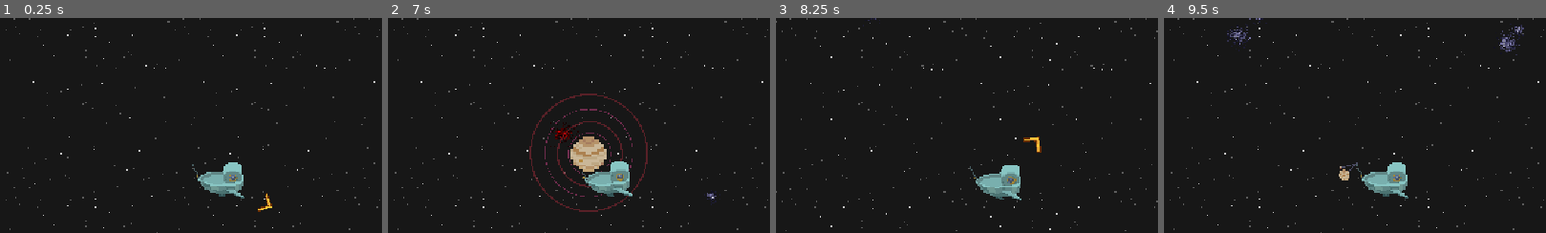
Above: before the commit, frames 1-4 (left to right).
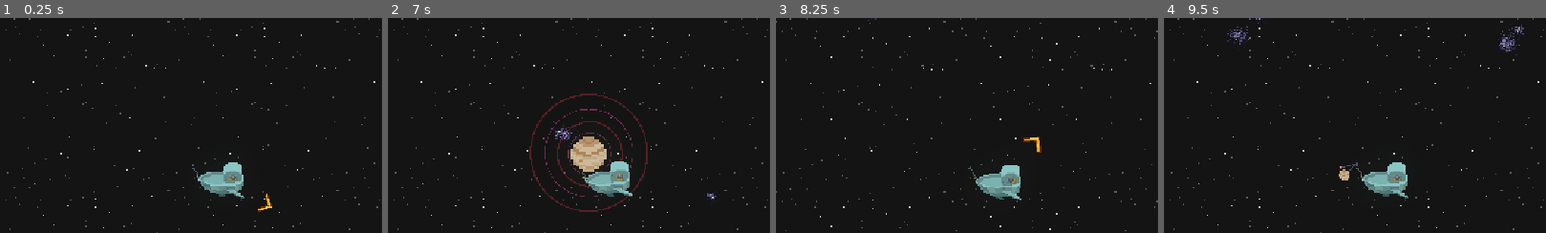
Above: after the commit, the same moments.

Repository: DudeNamedDarcy/CosmicJam2026
Game: Godot game, scene res://Scenes/game_scene.tscn
The game is run twice, just before and just after one commit, with the same random seed, the same clock (stepped at 60 frames per second) and the same inputs. Sound files missing from this copy of the repository are replaced by a short silence.
Inputs (mouse positions are % of the whole screen's width and height, from its top left):
- Up to frame 1 (0.25 s): no input
- Up to frame 2 (7 s): move the mouse to (72, 45) at 0.52 s; hold Right (ComboRight) 0.53-1.25 s; tap E (interact) at 0.6, 2.3, 3.6, 5.3, 6.6 s; click (72, 45) at 0.67 s; drag from (30, 55) to (45, 70) at 1.27 s; move the mouse to (60, 28) at 2.02 s; hold Right (ComboRight) 2.03-2.75 s; tap G (dialogue_next) at 2.1, 5.1 s; drag from (45, 70) to (40, 96) at 2.77 s; move the mouse to (80, 65) at 3.52 s; hold Left (ComboLeft) 3.53-4.25 s; drag from (20, 35) to (35, 25) at 4.27 s; move the mouse to (55, 50) at 5.02 s; hold Down (ComboDown) 5.03-5.75 s; click (55, 50) at 5.17 s; drag from (35, 25) to (53, 33) at 5.77 s; move the mouse to (72, 45) at 6.52 s; hold Up (ComboUp) from 6.53 s (still down)
- Up to frame 3 (8.25 s): release Up (ComboUp) at 7.25 s; drag from (30, 55) to (73, 12) at 7.27 s; move the mouse to (60, 28) at 8.02 s; hold Down (ComboDown) from 8.03 s (still down); tap G (dialogue_next) at 8.1 s
- Up to frame 4 (9.5 s): tap E (interact) at 8.3 s; release Down (ComboDown) at 8.75 s; drag from (45, 70) to (13, 73) at 8.77 s
The pictures show only the part of the screen within x 21-71%, y 12-62%; the shares and areas given below are measured in that part.

The runs differ from the first frame. In frame 2, 0.2% of the frame differs, in the area x 42-50%, y 48-60%; in frame 3, less than 0.1%; in frame 4, less than 0.1%.

Commit message:
Added pause

Diff:
--- a/Scenes/game_scene.tscn
+++ b/Scenes/game_scene.tscn
@@ -27,6 +27,7 @@
 [ext_resource type="Texture2D" uid="uid://ocvuuc3kyadf" path="res://Assets/Final/nebulae/puple-nebula.png" id="20_m8c54"]
 [ext_resource type="Texture2D" uid="uid://y1d3540brc2h" path="res://Assets/Final/nebulae/purple-yellow-nebula.png" id="21_5q52j"]
 [ext_resource type="Texture2D" uid="uid://3b8yixiru3hp" path="res://Assets/Final/nebulae/rainbow-nebula.png" id="22_e624q"]
+[ext_resource type="PackedScene" uid="uid://bqx38paaff4tm" path="res://market/black_hole_market.tscn" id="28_5q52j"]
 
 [sub_resource type="WorldBoundaryShape2D" id="WorldBoundaryShape2D_g4v7s"]
 normal = Vector2(0, 1)
@@ -91,10 +92,11 @@
 texture = ExtResource("1_b6fju")
 
 [node name="AudioStreamPlayer2D" type="AudioStreamPlayer2D" parent="Background" unique_id=684806575]
+process_mode = 3
 volume_db = 7.94
 script = ExtResource("2_fiftr")
 
-[node name="PlayerController" parent="." unique_id=743970108 node_paths=PackedStringArray("vboxContainer", "moneyVboxContainer", "fishSpawner") instance=ExtResource("1_x87qo")]
+[node name="PlayerController" parent="." unique_id=743970108 node_paths=PackedStringArray("vboxContainer", "moneyVboxContainer", "fishSpawner", "black_hole_market") instance=ExtResource("1_x87qo")]
 z_index = 1
 position = Vector2(95, 64)
 collision_layer = 4
@@ -102,6 +104,7 @@
 vboxContainer = NodePath("ComboVboxContainer")
 moneyVboxContainer = NodePath("TextVboxContainer")
 fishSpawner = NodePath("../Fish Spawner")
+black_hole_market = NodePath("../BlackHoleMarket")
 
 [node name="VBoxContainer" type="VBoxContainer" parent="PlayerController" unique_id=220851325]
 
@@ -180,8 +183,10 @@
 visible = false
 polygon = PackedVector2Array(2192, -485, 2216, 1297, -823, 1295, 622, 468, 770, 470, 767, 276, 619, 281, 619, 443, -839, 1277, -827, -479)
 
-[node name="GlorpStarship" parent="." unique_id=1172553172 instance=ExtResource("6_2fmhe")]
+[node name="GlorpStarship" parent="." unique_id=1172553172 node_paths=PackedStringArray("market") instance=ExtResource("6_2fmhe")]
+process_mode = 3
 position = Vector2(689, 369)
+market = NodePath("../BlackHoleMarket")
 
 [node name="WorldEnvironment" type="WorldEnvironment" parent="." unique_id=937637144]
 environment = SubResource("Environment_gem73")
@@ -302,5 +307,9 @@
 texture = ExtResource("22_e624q")
 
 [node name="MoneyFuelUI" parent="." unique_id=1013169491 instance=ExtResource("13_wywco")]
+process_mode = 3
+
+[node name="BlackHoleMarket" parent="." unique_id=1787878085 instance=ExtResource("28_5q52j")]
+visible = false
 
 [connection signal="timeout" from="Fish Spawner/Spawn Timer" to="Fish Spawner" method="_on_spawn_timer_timeout"]
--- a/Scenes/player_controller.gd
+++ b/Scenes/player_controller.gd
@@ -55,7 +55,7 @@
 var castingPoint: Marker2D
 
 #Market
-@onready var black_hole_market: CanvasLayer = $BlackHoleMarket
+@export var black_hole_market: CanvasLayer
 
 @onready var input_button: AnimatedSprite2D = $InputButton
 
@@ -67,7 +67,6 @@
 @export var maxComboTime: float = 1.0
 var comboSize: float
 func _ready() -> void:
-	black_hole_market.visible = false
 	aim_arrow_base_scale = aimArrow.scale.x
 	input_button.visible = false
 	area_2d.name = "starship"
@@ -77,9 +76,6 @@
 
 
 func _process(delta: float) -> void:
-	if ScoreAndUpgrades.in_market == true:
-		black_hole_market.visible = true
-
 	if playerState == PlayerState.Reeling:
 		elapsedComboTime += delta
 		if elapsedComboTime >= maxComboTime:
--- a/Scenes/player_controller.tscn
+++ b/Scenes/player_controller.tscn
@@ -6,7 +6,6 @@
 [ext_resource type="Texture2D" uid="uid://d0d4myx373kr1" path="res://Assets/Final/boat-move.png" id="4_3b8x7"]
 [ext_resource type="Texture2D" uid="uid://cwncb0hdu7ay6" path="res://Assets/Final/aimer.png" id="5_1esxm"]
 [ext_resource type="Script" uid="uid://f5wiuad0pepu" path="res://Scenes/follow_camera.gd" id="5_3b8x7"]
-[ext_resource type="PackedScene" uid="uid://bqx38paaff4tm" path="res://market/black_hole_market.tscn" id="7_53kst"]
 [ext_resource type="Texture2D" uid="uid://ttch4ompine3" path="res://market/a-button.png" id="8_1cmmd"]
 [ext_resource type="Texture2D" uid="uid://c5wn4mxv08165" path="res://market/e-button.png" id="8_iy555"]
 
@@ -326,8 +325,6 @@
 scale = Vector2(1.1, 1.1)
 shape = SubResource("RectangleShape2D_g4v7s")
 
-[node name="BlackHoleMarket" parent="." unique_id=1787878085 instance=ExtResource("7_53kst")]
-
 [node name="InputButton" type="AnimatedSprite2D" parent="." unique_id=1040862489]
 position = Vector2(0, -39.999996)
 scale = Vector2(1.2, 1.2)
@@ -336,10 +333,11 @@
 autoplay = "E_button"
 frame_progress = 0.51284575
 
+[node name="Casting Point" type="Marker2D" parent="." unique_id=358627330]
+position = Vector2(-29, -19)
+
+[node name="Flip H Casting Point" type="Marker2D" parent="." unique_id=445897015]
+position = Vector2(30, -19)
+
 [connection signal="area_entered" from="Area2D" to="." method="_on_area_2d_area_entered"]
 [connection signal="area_exited" from="Area2D" to="." method="_on_area_2d_area_exited"]
-[node name="Casting Point" type="Marker2D" parent="." unique_id=358627330]
-position = Vector2(-29, -19)
-
-[node name="Flip H Casting Point" type="Marker2D" parent="." unique_id=445897015]
-position = Vector2(30, -19)
--- a/Scripts/bobber.gd
+++ b/Scripts/bobber.gd
@@ -107,7 +107,6 @@
 
 		if not fish.inCatchRadius && fish in fishInOrbit:
 			fish.inCatchRadius = true
-			fish.modulate = Color.RED
 
 func register_fish_in_orbit(fish: Fish) -> void:
 	if fish.center == null or fish.center == self:
--- a/glorp/glorp_starship.gd
+++ b/glorp/glorp_starship.gd
@@ -1,6 +1,7 @@
 extends Node2D
 
 var ship_at_market:bool = false
+@export var market: CanvasLayer
 
 @onready var area_2d: Area2D = $Area2D
 
@@ -16,7 +17,9 @@
 func _input(event: InputEvent) -> void:
 	if Input.is_action_just_pressed("interact"):
 		if ship_at_market:
+			LevelManager.pauseGame()
 			ScoreAndUpgrades.in_market = true
+			market.visible = true
 
 
 func _on_area_2d_area_entered(area: Area2D) -> void:
--- a/market/black_hole_market.gd
+++ b/market/black_hole_market.gd
@@ -188,3 +188,4 @@
 	quit_pressed = false
 	ScoreAndUpgrades.in_market = false
 	visible = false
+	LevelManager.unpauseGame()
--- a/market/black_hole_market.tscn
+++ b/market/black_hole_market.tscn
@@ -17,6 +17,7 @@
 border_color = Color(0.81960785, 0, 0, 1)
 
 [node name="BlackHoleMarket" type="CanvasLayer" unique_id=1787878085]
+process_mode = 3
 script = ExtResource("1_1x0ya")
 
 [node name="TextureRect" type="TextureRect" parent="." unique_id=639196272]
--- a/project.godot
+++ b/project.godot
@@ -13,7 +13,7 @@
 config/name="StarFisher"
 run/main_scene="uid://gi43qa15fksh"
 config/features=PackedStringArray("4.7", "GL Compatibility")
-config/icon="uid://t1dc2pbkxolm"
+config/icon="uid://cgs3khd1ggvxf"
 
 [autoload]
 
@@ -130,6 +130,7 @@
 interact={
 "deadzone": 0.2,
 "events": [Object(InputEventKey,"resource_local_to_scene":false,"resource_name":"","device":-1,"window_id":0,"alt_press …(192 unchanged characters)…
+, Object(InputEventJoypadButton,"resource_local_to_scene":false,"resource_name":"","device":-1,"button_index":0,"pressure":0.0,"pressed":true,"script":null)
 ]
 }
 
--- a/singletons/level_manager.gd
+++ b/singletons/level_manager.gd
@@ -5,6 +5,7 @@
 signal shake_camera_combo
 signal shake_camera_combo_clear
 var level: int = 0
+var isPaused = false
 
 func next_level():
 	level+=1
@@ -19,3 +20,13 @@
 
 func shakeCameraComboClear():
 	shake_camera_combo_clear.emit()
+
+func pauseGame():
+	if not isPaused:
+		isPaused = true
+		get_tree().paused = true
+
+func unpauseGame():
+	if isPaused:
+		isPaused = false
+		get_tree().paused = false
Binary file added: Assets/Final/icon.png
Not shown, added: Assets/Final/icon.png.import
